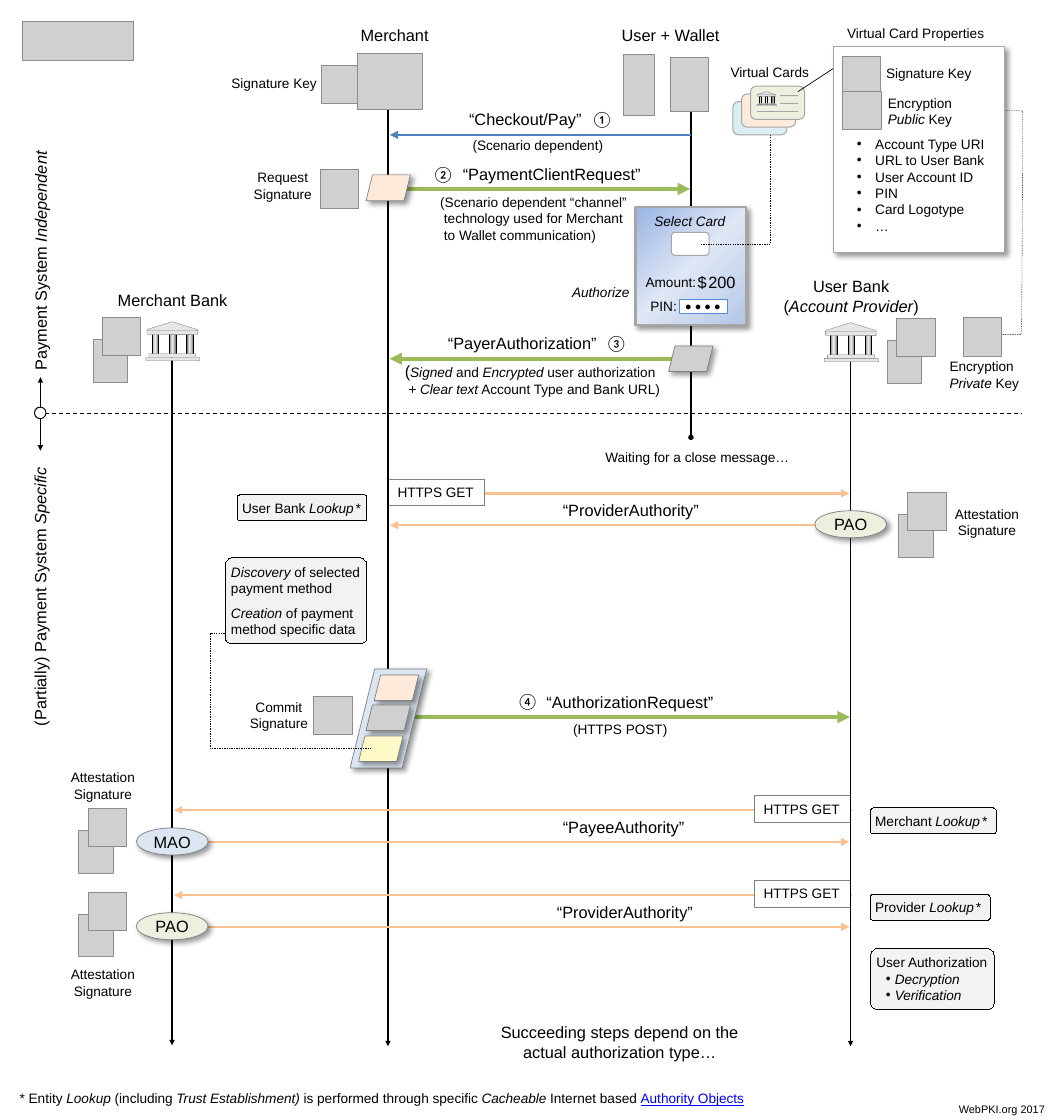
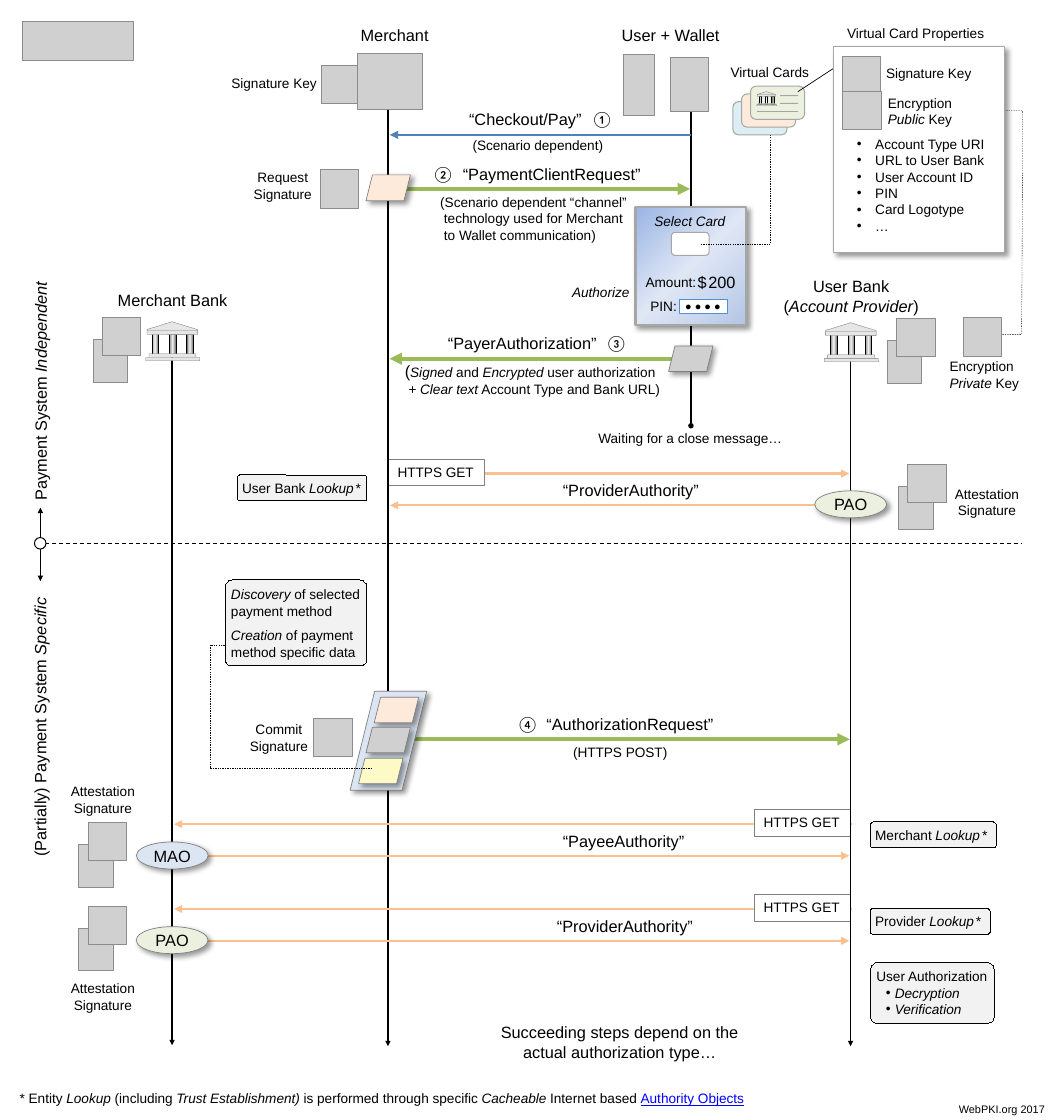
Before and after one commit to cyberphone/doc, a slide deck: slide 1 of saturn/saturn-authorization.pptx. Drawn at 1054x1120 pixels with LibreOffice and Linux fonts; fonts in the diff are those of the drawing; grey boxes stand for pictures. Boxes give left, top, right and bottom in pixels: in the first picture for what was removed or moved away, otherwise in the second. Text is boxed around its words. In the diff, an @@ line names an element or a change of style, - is before the commit and + after.

Commit message:
Saturn auth PPT updated (more is payment system indep)

```diff
--- a/saturn/saturn-authorization.pptx
+++ b/saturn/saturn-authorization.pptx
@@ arrow moved from (691, 109) - (691, 437) to (691, 109) - (691, 426) @@
@@ text "Waiting for a close message…": place and size @@
-text "Waiting for a close message…" at bbox=[605, 452, 789, 465]
+text "Waiting for a close message…" at bbox=[598, 433, 782, 446]
@@ picture: place and size @@
-picture at bbox=[908, 492, 946, 530]
+picture at bbox=[908, 464, 946, 502]
@@ 2 texts, 2 arrows, 1 rectangle, 1 rounded rectangle, 1 ellipse: place and size @@
-2 texts, 2 arrows, 1 rectangle, 1 rounded rectangle, 1 ellipse at bbox=[237, 478, 1019, 538]
+2 texts, 2 arrows, 1 rectangle, 1 rounded rectangle, 1 ellipse at bbox=[237, 459, 1019, 518]
@@ picture: place and size @@
-picture at bbox=[898, 515, 932, 557]
+picture at bbox=[898, 486, 932, 528]
@@ 2 texts, 1 double arrow, 1 line, 1 ellipse: place and size @@
-2 texts, 1 double arrow, 1 line, 1 ellipse at bbox=[32, 160, 1021, 724]
+2 texts, 1 double arrow, 1 line, 1 ellipse at bbox=[32, 291, 1021, 855]
@@ elbow line moved from (244, 633) - (372, 748) to (244, 645) - (372, 769) @@
@@ 2 texts, 2 parallelograms, 1 rounded rectangle, 1 arrow: place and size @@
-2 texts, 2 parallelograms, 1 rounded rectangle, 1 arrow at bbox=[226, 558, 850, 768]
+2 texts, 2 parallelograms, 1 rounded rectangle, 1 arrow at bbox=[226, 579, 850, 790]
@@ 2 pictures, 2 texts, 1 parallelogram: place and size @@
-2 pictures, 2 texts, 1 parallelogram at bbox=[250, 694, 539, 761]
+2 pictures, 2 texts, 1 parallelogram at bbox=[250, 717, 539, 783]
@@ 4 pictures, 4 texts, 4 arrows, 3 rounded rectangles, 2 rectangles, 2 ellipses: place and size @@
-4 pictures, 4 texts, 4 arrows, 3 rounded rectangles, 2 rectangles, 2 ellipses at bbox=[71, 772, 996, 1009]
+4 pictures, 4 texts, 4 arrows, 3 rounded rectangles, 2 rectangles, 2 ellipses at bbox=[71, 786, 996, 1023]
```
Also in this commit, not shown: 1 other file.
